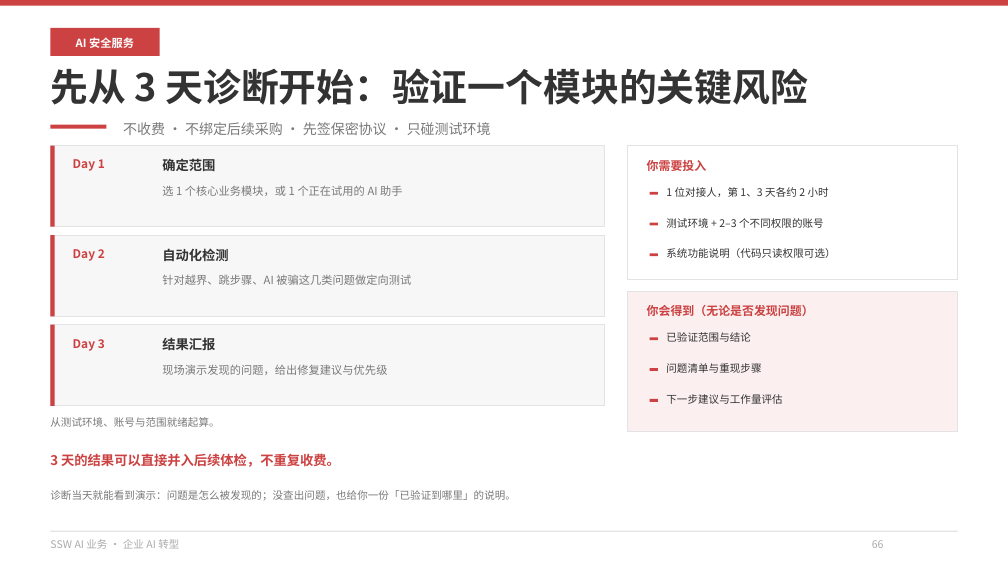
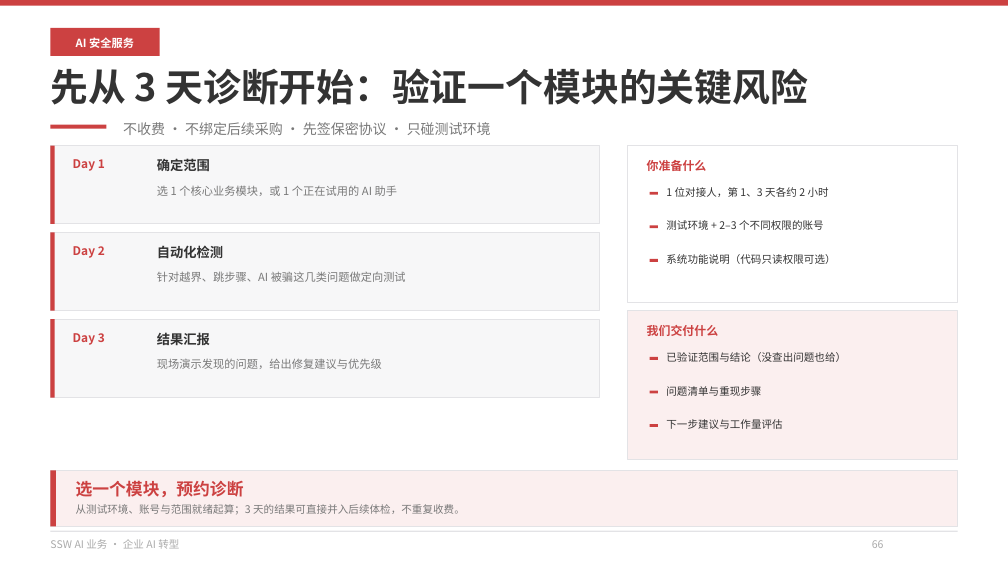
Before and after one commit to hveraus/ssw-business, a slide deck: slide 66 of SSW AI 业务_v2/SSW AI 业务_v3.pptx. Drawn at 1008x567 pixels with LibreOffice and Linux fonts; fonts in the diff are those of the drawing. Boxes give left, top, right and bottom in pixels: in the first picture for what was removed or moved away, otherwise in the second. Text is boxed around its words. In the diff, an @@ line names an element or a change of style, - is before the commit and + after.

Commit message:
第八部分版式按评审重做（9 页 + 备用页）
- P58 分隔页：去掉三条小字，改一行 20pt 章节导览「查系统 · 审产出 · 护助手」
- P59 三项服务：卡片压到 150 高，统一「服务名 / 典型场景 / 拿到什么（加粗）」，共用底座降为一行辅助
- P60 盲区表：中间三列压窄（74/80/80），宽度让给风险场景（244）与还要补什么（170）
- P61 服务一：四步压成横向流程条，「你会拿到什么」放大为主卡，周期/前提/边界并成一行
- P62 服务二：表格收为「审核对象 / 关键检查项」两列，上下横条压成单行
- P63 服务三：五张窄卡合并为「按权限取数 / 关键动作人工确认 / 操作留痕」三块，过滤与脱敏并入第一块，运行报告收成底部一行
- P64 架构：改为三条对齐的服务路径（入口›引擎›交付物），共用能力置底，客户环境用边界框圈出，外部模型画在框外并加「过闸」箭头
- P65 报告：示例报告放大为主画面（风险等级/业务影响/复测结果），右侧只留一项数据且字号降级
- P66 诊断：三天时间线保留，右侧合并为「你准备什么 / 我们交付什么」，底部只留「选一个模块，预约诊断」
- P34 数据安全：卡片降到 104 高、正文放大到 9.5，四条改用同一句式（放哪/谁能看/要不要打码/留不留痕）
- P70 备用页：四个数字改 2×2 矮卡，每卡「数字 + 一行口径 + 来源」
- P58/P59 旧版中的「四个数字挤横条」「三列风险口」两处已在上一轮结构性调整中解决

```diff
--- a/SSW AI 业务_v2/SSW AI 业务_v3.pptx
+++ b/SSW AI 业务_v2/SSW AI 业务_v3.pptx
@@ rectangle: place and size @@
-rectangle at bbox=[50, 145, 605, 227]
+rectangle at bbox=[50, 145, 599, 224]
@@ rectangle: place and size @@
-rectangle at bbox=[627, 145, 958, 279]
+rectangle at bbox=[627, 145, 958, 302]
@@ text at bbox=[647, 160, 707, 171]: text changed @@
-你需要投入
+你准备什么
@@ rectangle: place and size @@
-rectangle at bbox=[50, 235, 605, 317]
+rectangle at bbox=[50, 233, 599, 311]
@@ rectangle: place and size @@
-rectangle at bbox=[50, 235, 54, 317]
+rectangle at bbox=[50, 233, 54, 311]
@@ 3 texts: place and size @@
-3 texts at bbox=[162, 159, 411, 285]
+3 texts at bbox=[157, 159, 406, 282]
@@ rectangle: place and size @@
-rectangle at bbox=[649, 253, 657, 256]
+rectangle at bbox=[649, 259, 657, 262]
@@ text "系统功能说明（代码只读权限可选）": place and size @@
-text "系统功能说明（代码只读权限可选）" at bbox=[666, 248, 835, 258]
+text "系统功能说明（代码只读权限可选）" at bbox=[666, 254, 835, 264]
@@ rectangle: place and size @@
-rectangle at bbox=[50, 325, 54, 406]
+rectangle at bbox=[50, 320, 54, 398]
@@ rectangle: place and size @@
-rectangle at bbox=[50, 325, 605, 406]
+rectangle at bbox=[50, 320, 599, 398]
@@ text "Day 3": place and size @@
-text "Day 3" at bbox=[73, 339, 105, 351]
+text "Day 3" at bbox=[73, 333, 105, 345]
@@ rectangle: place and size @@
-rectangle at bbox=[627, 291, 958, 431]
+rectangle at bbox=[627, 310, 958, 459]
@@ text removed at bbox=[647, 305, 814, 316] @@
-你会得到（无论是否发现问题）
@@ text added at bbox=[647, 325, 719, 336], 8.5 pt, text #CC4141, bold @@
+我们交付什么
@@ 3 texts: place and size @@
-3 texts at bbox=[162, 248, 387, 375]
+3 texts at bbox=[157, 246, 382, 369]
@@ rectangle: place and size @@
-rectangle at bbox=[649, 368, 657, 371]
+rectangle at bbox=[649, 357, 657, 360]
@@ text at bbox=[666, 352, 846, 362]: text changed @@
-已验证范围与结论
+已验证范围与结论（没查出问题也给）
@@ text "问题清单与重现步骤": place and size @@
-text "问题清单与重现步骤" at bbox=[666, 363, 761, 373]
+text "问题清单与重现步骤" at bbox=[666, 386, 761, 396]
@@ text removed at bbox=[50, 417, 219, 427] @@
-从测试环境、账号与范围就绪起算。
@@ rectangle: place and size @@
-rectangle at bbox=[649, 399, 657, 402]
+rectangle at bbox=[649, 391, 657, 394]
@@ text "下一步建议与工作量评估": place and size @@
-text "下一步建议与工作量评估" at bbox=[666, 394, 782, 404]
+text "下一步建议与工作量评估" at bbox=[666, 419, 782, 429]
@@ rectangle: place and size @@
-rectangle at bbox=[649, 338, 657, 341]
+rectangle at bbox=[649, 424, 657, 427]
@@ rectangle added at bbox=[50, 471, 958, 527], fill #FBEFEF, outline #E3E3E6 0.75 pt @@
@@ rectangle added at bbox=[50, 471, 56, 527], fill #CC4141 @@
@@ text at bbox=[76, 504, 465, 515]: text changed; size 9.5 to 7.5 pt; text colour #CC4141 to #797979; bold off @@
-3 天的结果可以直接并入后续体检，不重复收费。
+从测试环境、账号与范围就绪起算；3 天的结果可直接并入后续体检，不重复收费。
@@ text at bbox=[76, 480, 244, 497]: text changed; size 7.5 to 12 pt; text colour #797979 to #CC4141; bold on @@
-诊断当天就能看到演示：问题是怎么被发现的；没查出问题，也给你一份「已验证到哪里」的说明。
+选一个模块，预约诊断
```
Also in this commit, not shown: 10 other slides changed, 1 other file.
